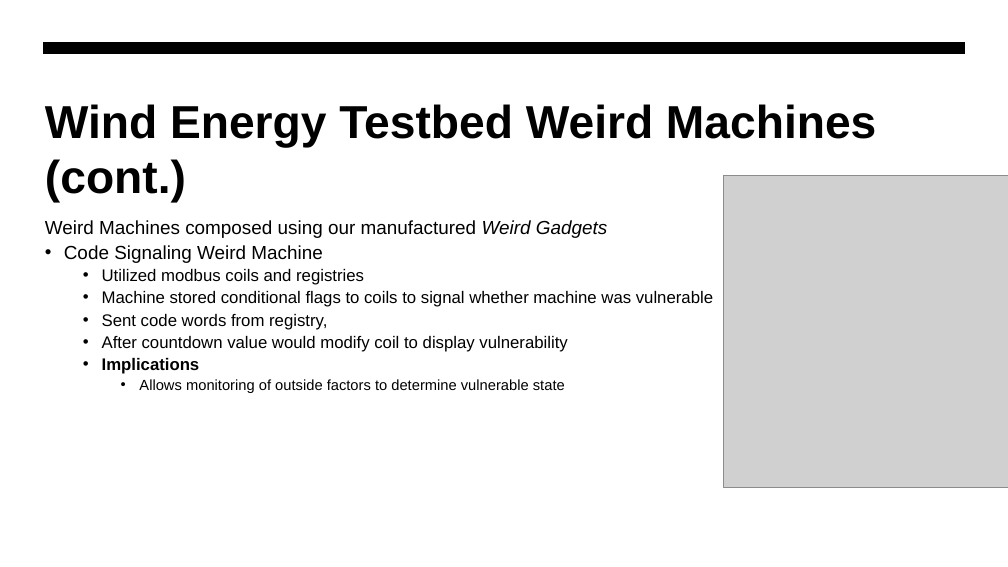
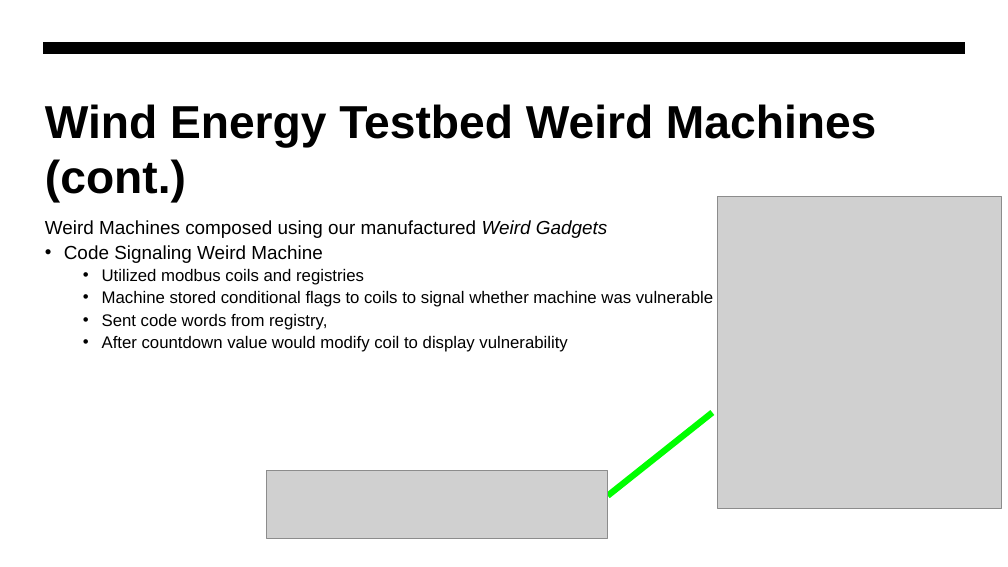
Before and after one commit to rossgore/weird_machine_gadgets, a slide deck: slide 16 of blog/WeirdMachinePresentation-ODU.pptx (slide 15 before the commit). Drawn at 1008x567 pixels with LibreOffice and Linux fonts; fonts in the diff are those of the drawing; grey boxes stand for pictures. Boxes give left, top, right and bottom in pixels: in the first picture for what was removed or moved away, otherwise in the second. Text is boxed around its words. In the diff, an @@ line names an element or a change of style, - is before the commit and + after.

```diff
--- a/blog/WeirdMachinePresentation-ODU.pptx
+++ b/blog/WeirdMachinePresentation-ODU.pptx
@@ picture: place and size @@
-picture at [724, 176, 1008, 488]
+picture at [718, 197, 1003, 508]
@@ text at [102, 358, 565, 393]: paragraphs removed @@
-  • Implications
-    • Allows monitoring of outside factors to determine vulnerable state
@@ line added from (712, 413) to (608, 496), #00FF00 6 pt @@
@@ picture added at [266, 470, 608, 538] @@
```
Also in this commit, not shown: 5 other slides changed, 2 slides added, 1 other file.
